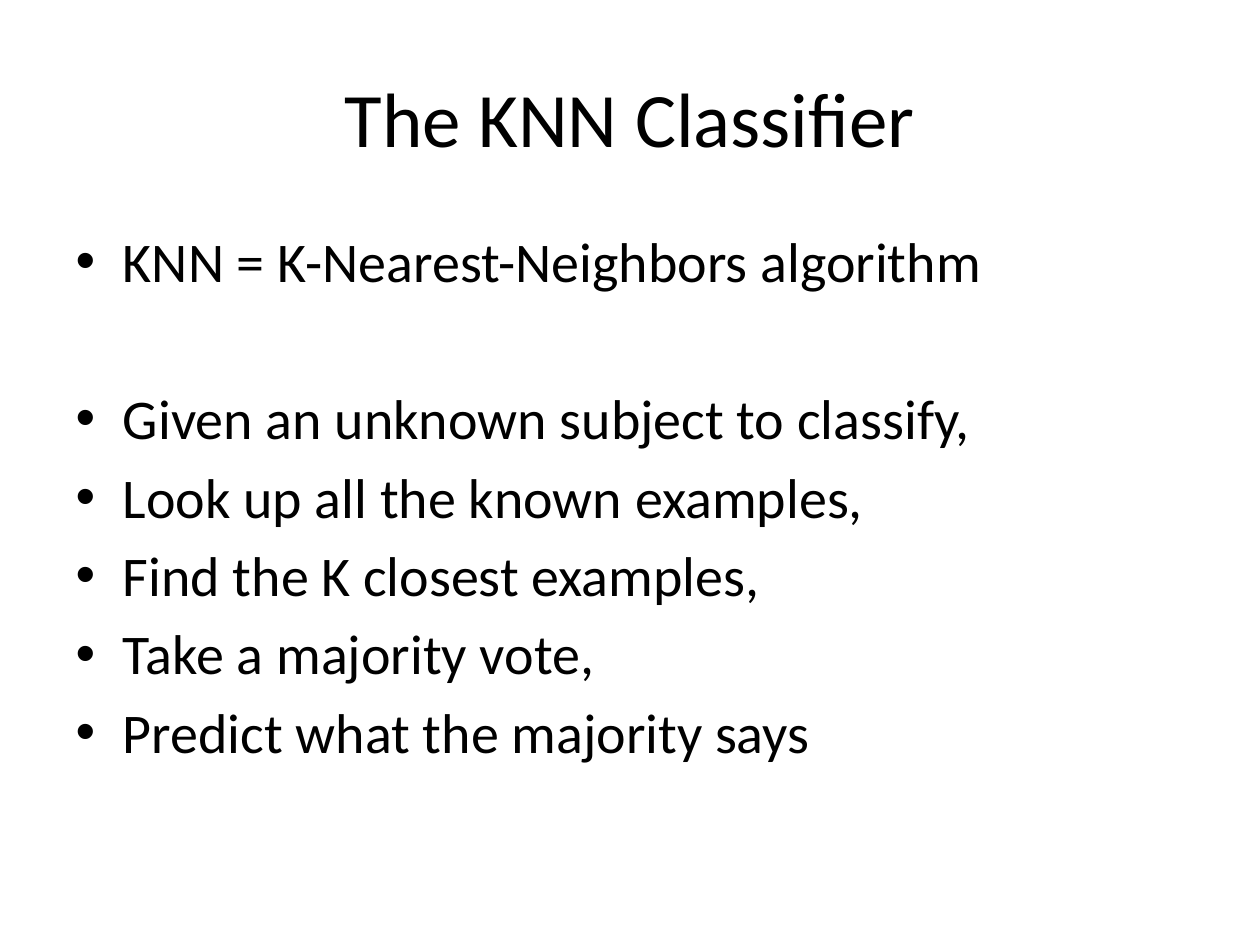
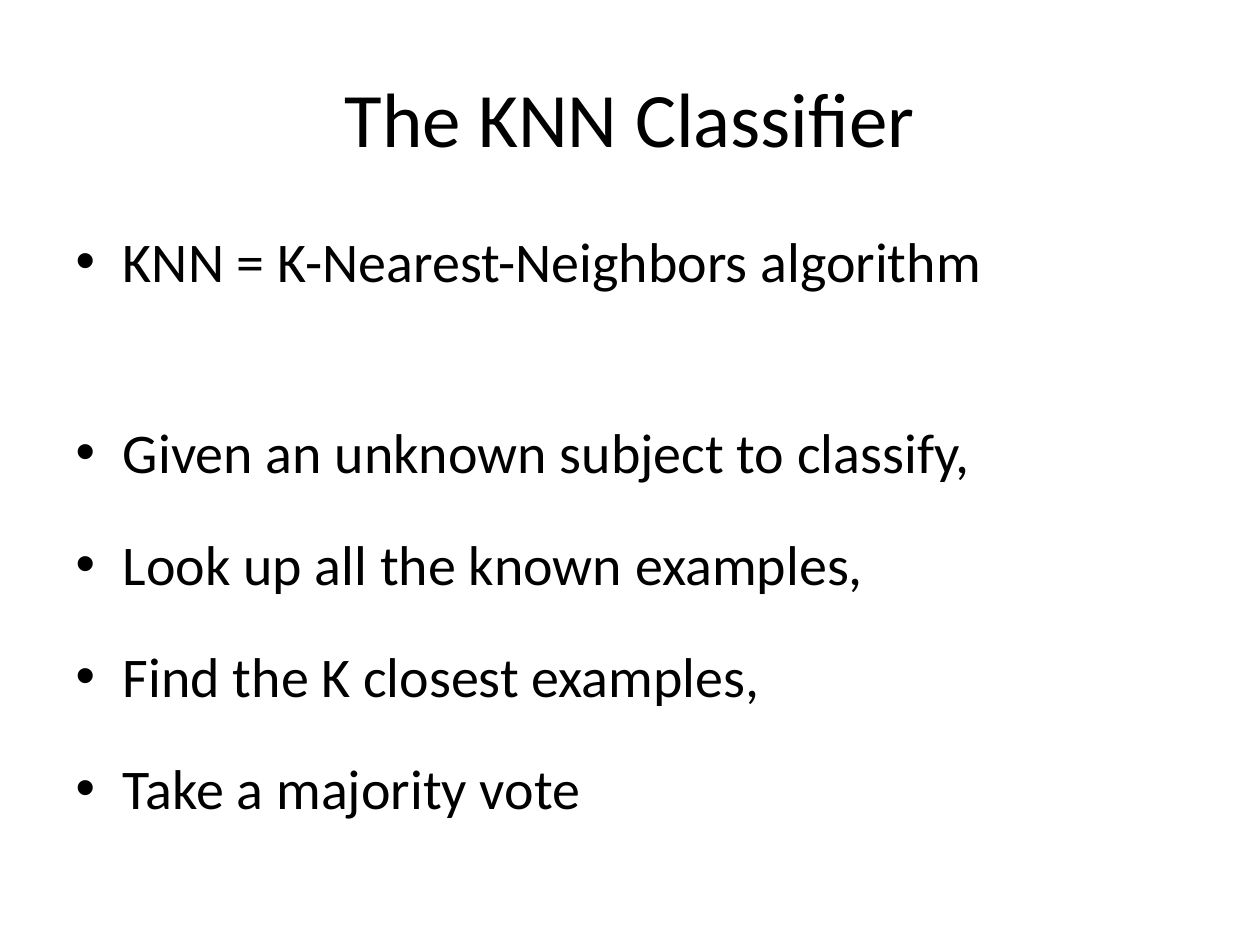
Before and after one commit to strangeloop/lambdajam2013, a slide deck: slide 9 of jams/learning/Machine Learning Jam.pptx. Drawn at 1260x945 pixels with LibreOffice and Linux fonts; fonts in the diff are those of the drawing. Boxes give left, top, right and bottom in pixels: in the first picture for what was removed or moved away, otherwise in the second. Text is boxed around its words. In the diff, an @@ line names an element or a change of style, - is before the commit and + after.

```diff
--- a/jams/learning/Machine Learning Jam.pptx
+++ b/jams/learning/Machine Learning Jam.pptx
@@ text at (123,243,980,706): line spacing 1 to 1.5 @@
@@ text at (123,770,580,819): text changed @@
-• Take a majority vote,
-• Predict what the majority says
+• Take a majority vote
```
Also in this commit, not shown: 15 other slides changed, 4 slides added, 1 slide removed, 1 other file.
